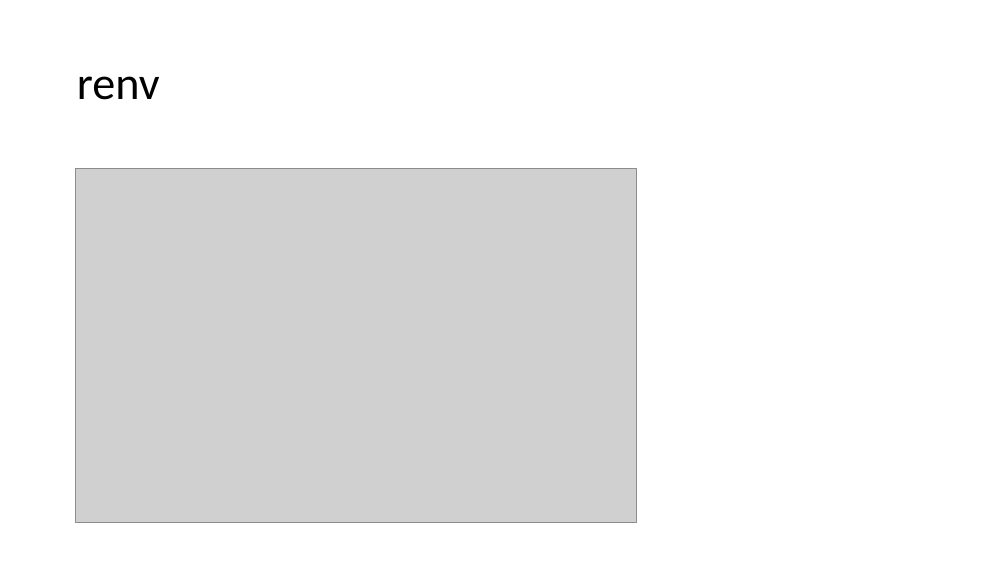
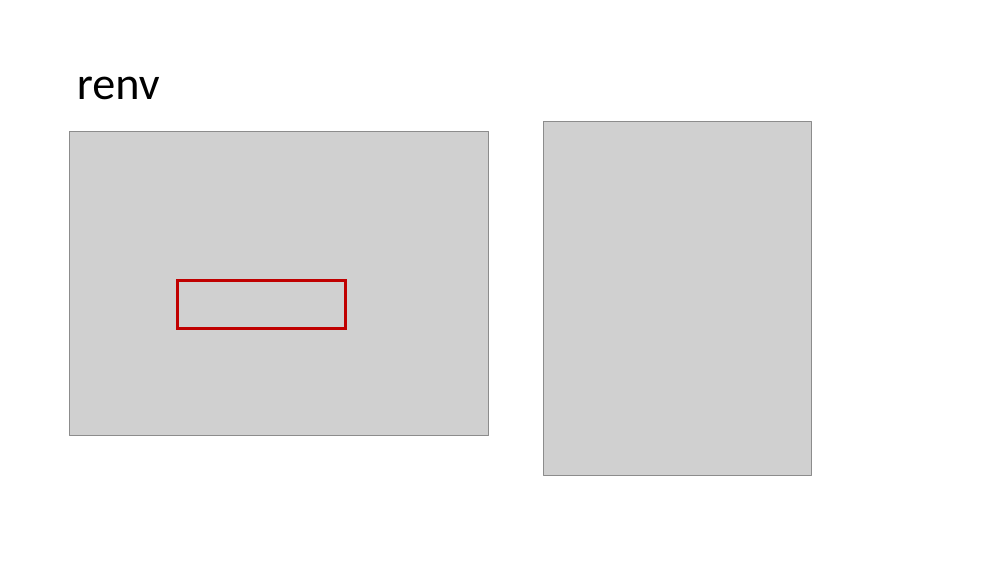
Before and after one commit to yoursdearboy/git-101, a slide deck: slide 16 of slides.pptx (slide 37 before the commit). Drawn at 1008x567 pixels with LibreOffice and Linux fonts; fonts in the diff are those of the drawing; grey boxes stand for pictures. Boxes give left, top, right and bottom in pixels: in the first picture for what was removed or moved away, otherwise in the second. Text is boxed around its words. In the diff, an @@ line names an element or a change of style, - is before the commit and + after.

```diff
--- a/slides.pptx
+++ b/slides.pptx
@@ picture added at (70, 132, 489, 436) @@
@@ picture: place and size @@
-picture at (76, 169, 637, 523)
+picture at (544, 122, 811, 476)
@@ rectangle added at (178, 280, 346, 328), outline #C00000 3 pt @@
```
Also in this commit, not shown: 36 other slides changed, 20 slides added, 11 slides removed, 2 other files.
